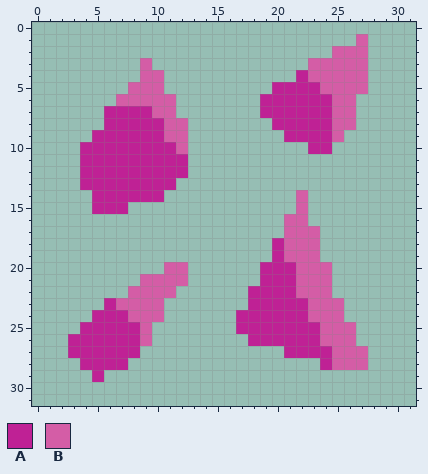
File history of a pixel-art sprite, sprites/blocks/ores/reverie-crystal-raw1.png. That is the earlier state.
The file is 32x32 pixels.
Palette (. is transparent): A #bf2195  B #d45da6
Pixels before, first column x 3:
 1 ........................B
 2 ......................BBB
 3 ......B.............BBBBB
 4 ......BB...........ABBBBB
 5 .....BBB.........AAAABBBB
 6 ....BBBBB.......AAAAAABB.
 7 ...AAAABB.......AAAAAABB.
 8 ...AAAAABB.......AAAAABB.
 9 ..AAAAAABB........AAAAB..
10 .AAAAAAAAB..........AA...
11 .AAAAAAAAA...............
12 .AAAAAAAAA...............
13 .AAAAAAAA................
14 ..AAAAAA...........B.....
15 ..AAA..............B.....
16 ..................BB.....
17 ..................BBB....
18 .................ABBB....
19 .................ABBB....
20 ........BB......AAABBB...
21 ......BBBB......AAABBB...
22 .....BBBB......AAAABBB...
23 ...ABBBB.......AAAAABBB..
24 ..AAABBB......AAAAAABBB..
25 .AAAAAB.......AAAAAAABBB.
26 AAAAAAB........AAAAAABBB.
27 AAAAAA............AAAABBB
28 .AAAA................ABBB
29 ..A......................
Once edited:
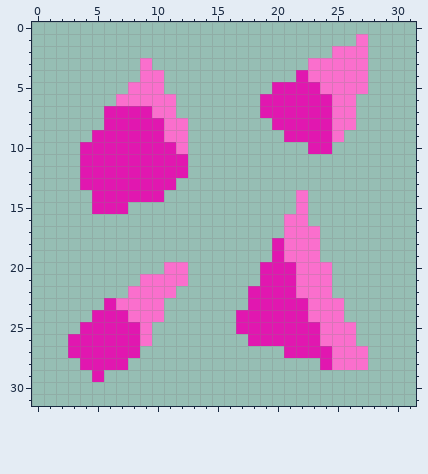
Edits made:
colour A: #bf2195 -> #e117b0
colour B: #d45da6 -> #fa6fcd
